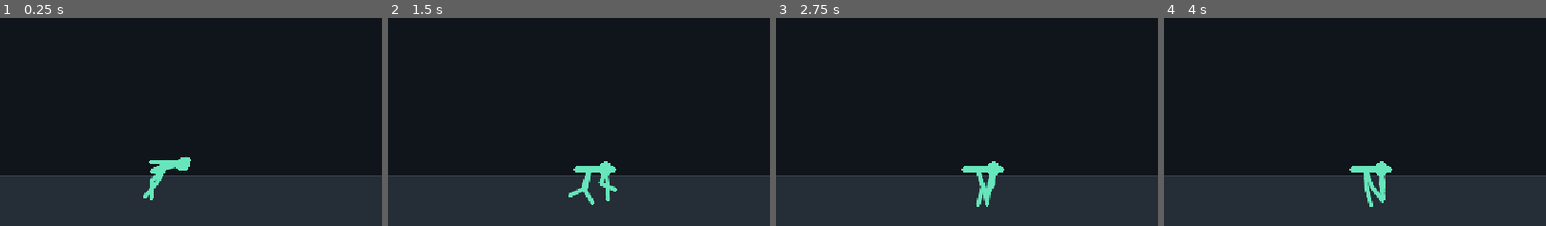
Above: before the commit, frames 1-4 (left to right).
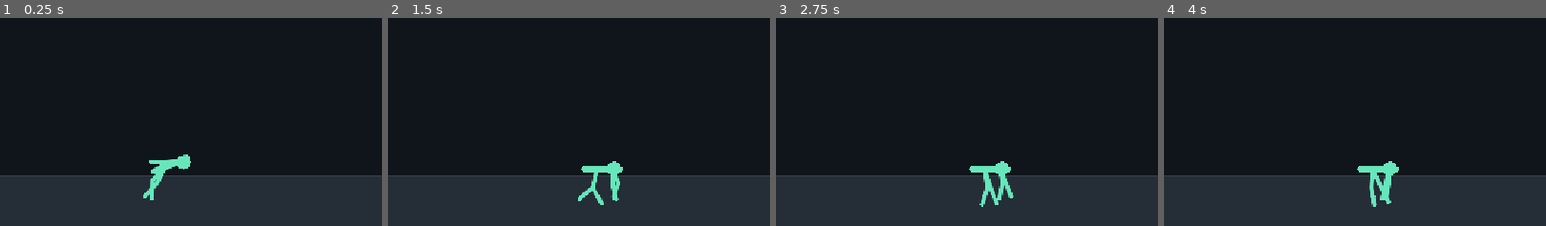
Above: after the commit, the same moments.

Repository: divanburke/ShadowSwap
Game: Godot game, scene res://main.tscn
Two runs of this game, one before a commit and one after it. Both use one fixed random seed, a clock stepped at 60 frames per second and the inputs below.
Inputs:
- Up to frame 1 (0.25 s): no input
- Up to frame 2 (1.5 s): hold D 0.53-1.28 s; hold J 0.53-1.28 s; hold S from 1.28 s (still down); tap J at 1.35 s
- Up to frame 3 (2.75 s): release S at 2.03 s; hold D from 2.03 s (still down); hold J from 2.03 s (still down)
- Up to frame 4 (4 s): release D at 2.78 s; release J at 2.78 s; hold W 2.78-3.53 s; tap J at 2.85 s; hold A from 3.53 s (still down); hold J from 3.53 s (still down)
The pictures show only the part of the screen within x 30-80%, y 50-100%; the shares and areas given below are measured in that part.

The runs differ from the first frame. In frame 1, 0.2% of the frame differs, in the area x 37-50%, y 65-88%; in frame 2, 1.3%, in the area x 47-62%, y 68-90%; in frame 3, 1.1%; in frame 4, 1.0%.

Commit message:
Keep physics fighter upright and out of floor

Diff:
--- a/scripts/fighter.gd
+++ b/scripts/fighter.gd
@@ -58,10 +58,10 @@
 
 # Torque drives are intentionally softer in the air. This lets the body
 # flop, rotate and recover instead of behaving like a rigid animated sprite.
-const TORSO_GROUND_STRENGTH = 105.0
-const TORSO_GROUND_DAMPING = 12.0
-const TORSO_AIR_STRENGTH = 38.0
-const TORSO_AIR_DAMPING = 4.0
+const TORSO_GROUND_STRENGTH = 420.0
+const TORSO_GROUND_DAMPING = 42.0
+const TORSO_AIR_STRENGTH = 90.0
+const TORSO_AIR_DAMPING = 8.0
 
 const LIMB_GROUND_STRENGTH = 34.0
 const LIMB_GROUND_DAMPING = 3.8
@@ -139,7 +139,7 @@
 	material.bounce = 0.0
 
 	# Main collision body. Only this and the head collide with the level.
-	var torso_position = start_position + Vector2(0.0, 22.0)
+	var torso_position = start_position + Vector2(0.0, 20.0)
 
 	var torso = create_capsule(
 		"Torso",
@@ -151,6 +151,9 @@
 		true,
 		material
 	)
+
+	torso.angular_damp = 2.0
+	torso.continuous_cd = RigidBody2D.CCD_MODE_CAST_RAY
 
 	var head = create_circle(
 		"Head",
